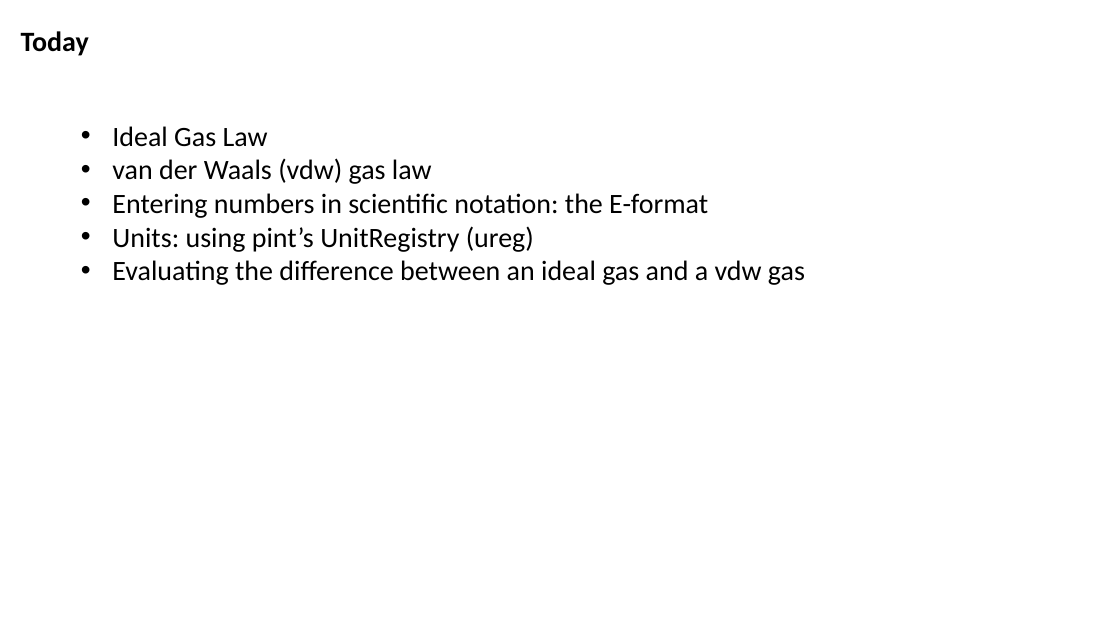
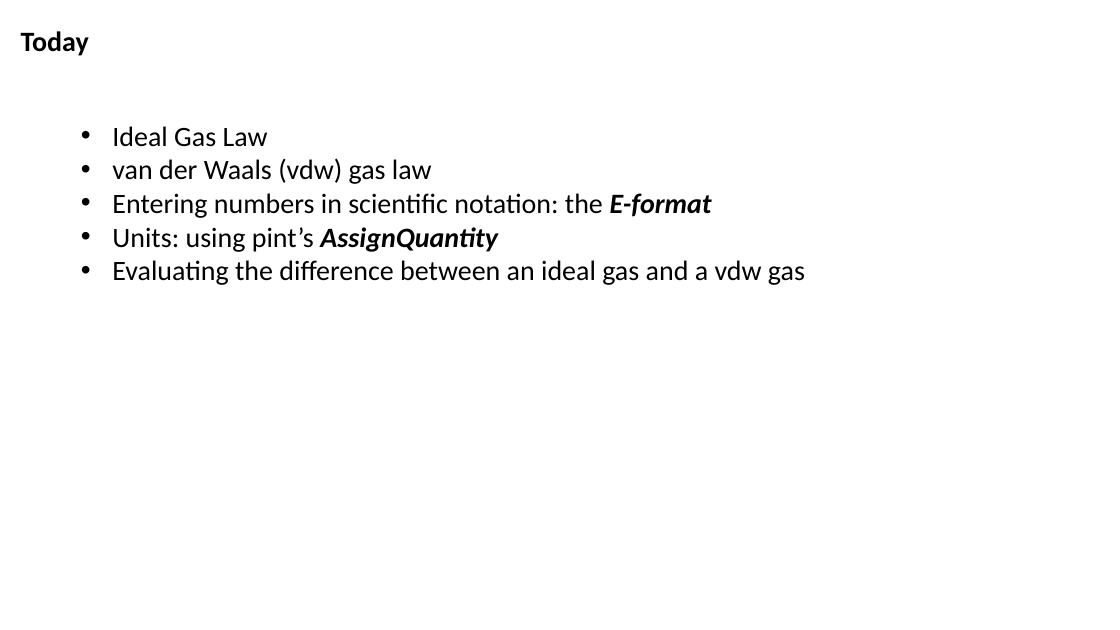
Before and after one commit to sneshyba/pypchem, a slide deck: slide 5 of Thermo 2022 (Neshyba)/Lectures/Week 1 - Gas laws/Week 1.2 Recap and moving forward.pptx. Drawn at 1120x630 pixels with LibreOffice and Linux fonts; fonts in the diff are those of the drawing. Boxes give left, top, right and bottom in pixels: in the first picture for what was removed or moved away, otherwise in the second. Text is boxed around its words. In the diff, an @@ line names an element or a change of style, - is before the commit and + after.

```diff
--- a/Thermo 2022 (Neshyba)/Lectures/Week 1 - Gas laws/Week 1.2 Recap and moving forward.pptx
+++ b/Thermo 2022 (Neshyba)/Lectures/Week 1 - Gas laws/Week 1.2 Recap and moving forward.pptx
@@ text at <box>112,193,712,218</box>: bold on, italic on in "E-format" @@
@@ text at <box>112,227,498,252</box>: text changed @@
-• Units: using pint’s UnitRegistry (ureg)
+• Units: using pint’s AssignQuantity
```
Also in this commit, not shown: 3 other slides changed, 7 slides added, 17 other files.
